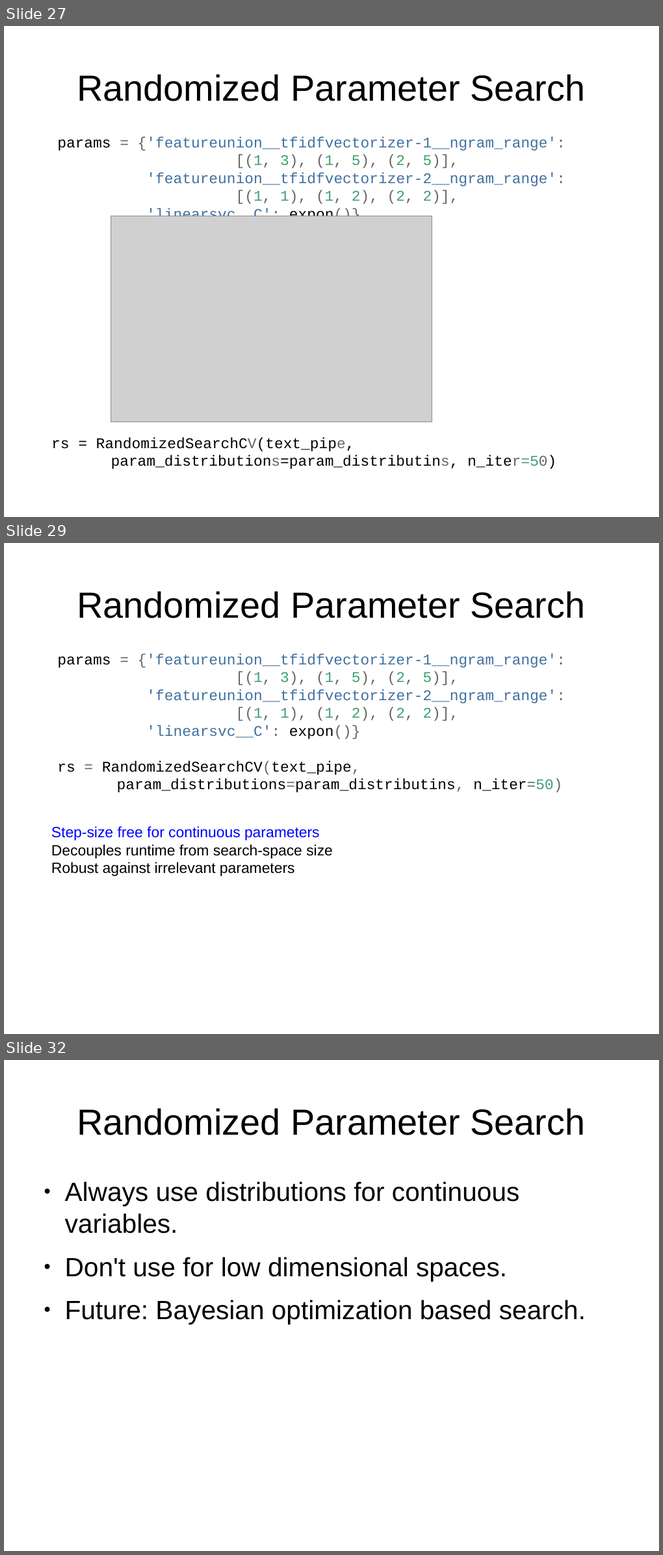
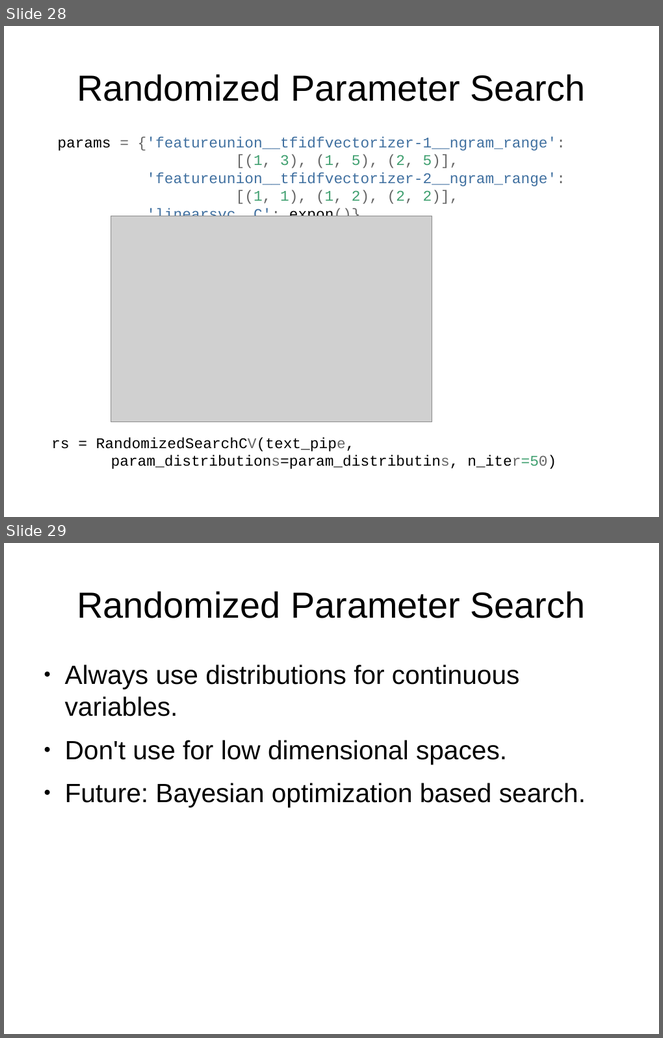
Before and after one commit to amueller/talks_odt, a slide deck: nyc-open-data-2015-andvanced-sklearn.odp. Shown one above the other, each under a label of ours: slides 27, 29 and 32 before the commit, slides 28 and 29 after it; the slides between them are not shown. The pictures are 663x1555 and 663x1038 pixels, drawn with LibreOffice and Linux fonts; fonts in the diff are those of the drawing; grey boxes stand for pictures. Boxes give left, top, right and bottom in pixels: in the first picture for what was removed or moved away, otherwise in the second. Text is boxed around its words. In the diff, an @@ line names an element or a change of style, - is before the commit and + after.

```diff
--- a/nyc-open-data-2015-andvanced-sklearn.odp
+++ b/nyc-open-data-2015-andvanced-sklearn.odp
@@ slide 29 removed at (4,543,659,1034), background #FFFFFF @@
@@ title removed at (77,591,585,618) @@
-Randomized Parameter Search
@@ text removed at (57,653,566,793) @@
-params = {'featureunion__tfidfvectorizer-1__ngram_range':
-[(1, 3), (1, 5), (2, 5)],
-'featureunion__tfidfvectorizer-2__ngram_range':
-[(1, 1), (1, 2), (2, 2)],
-'linearsvc__C': expon()}
-rs = RandomizedSearchCV(text_pipe,
-param_distributions=param_distributins, n_iter=50)
@@ text removed at (51,826,333,876) @@
-Step-size free for continuous parameters
-Decouples runtime from search-space size
-Robust against irrelevant parameters
@@ what was slide 27 is now slide 28 @@
@@ what was slide 32 is now slide 29 @@
```
Also in this commit, not shown: 15 slides changed, 5 slides added, 3 other slides removed.
